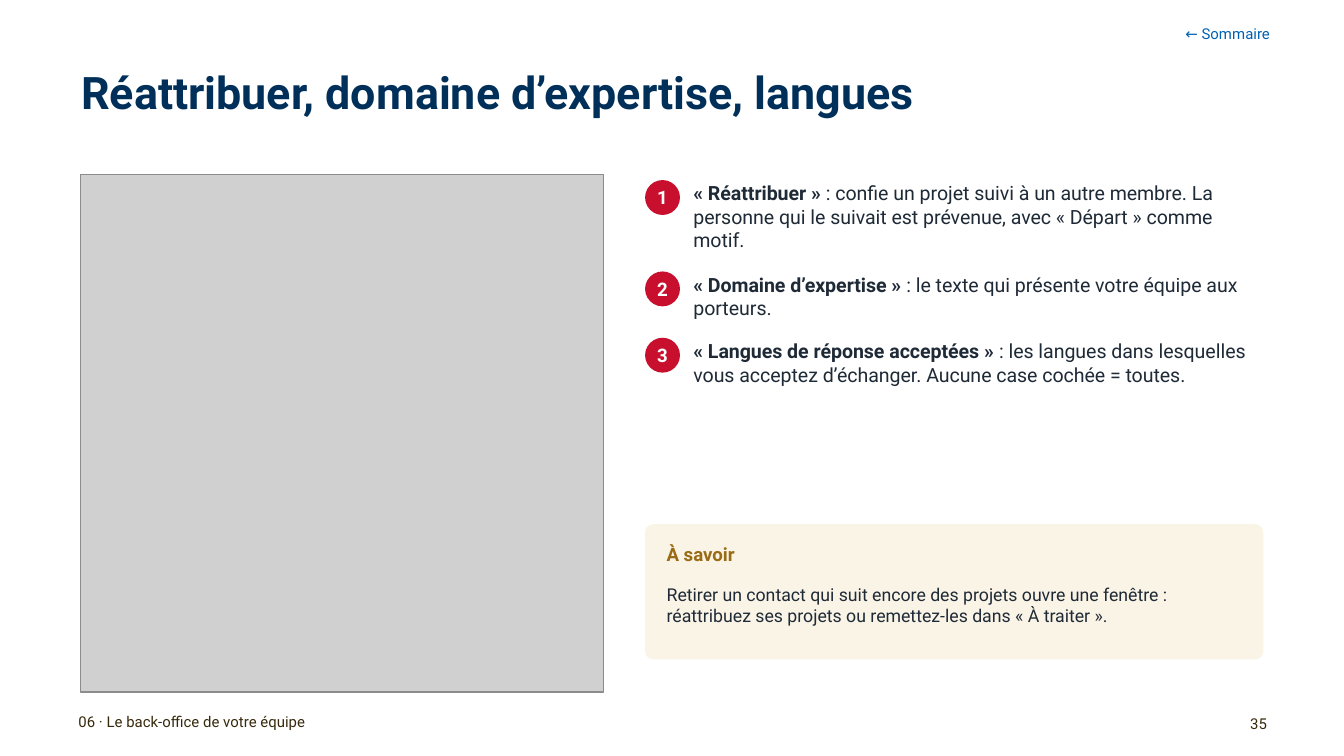
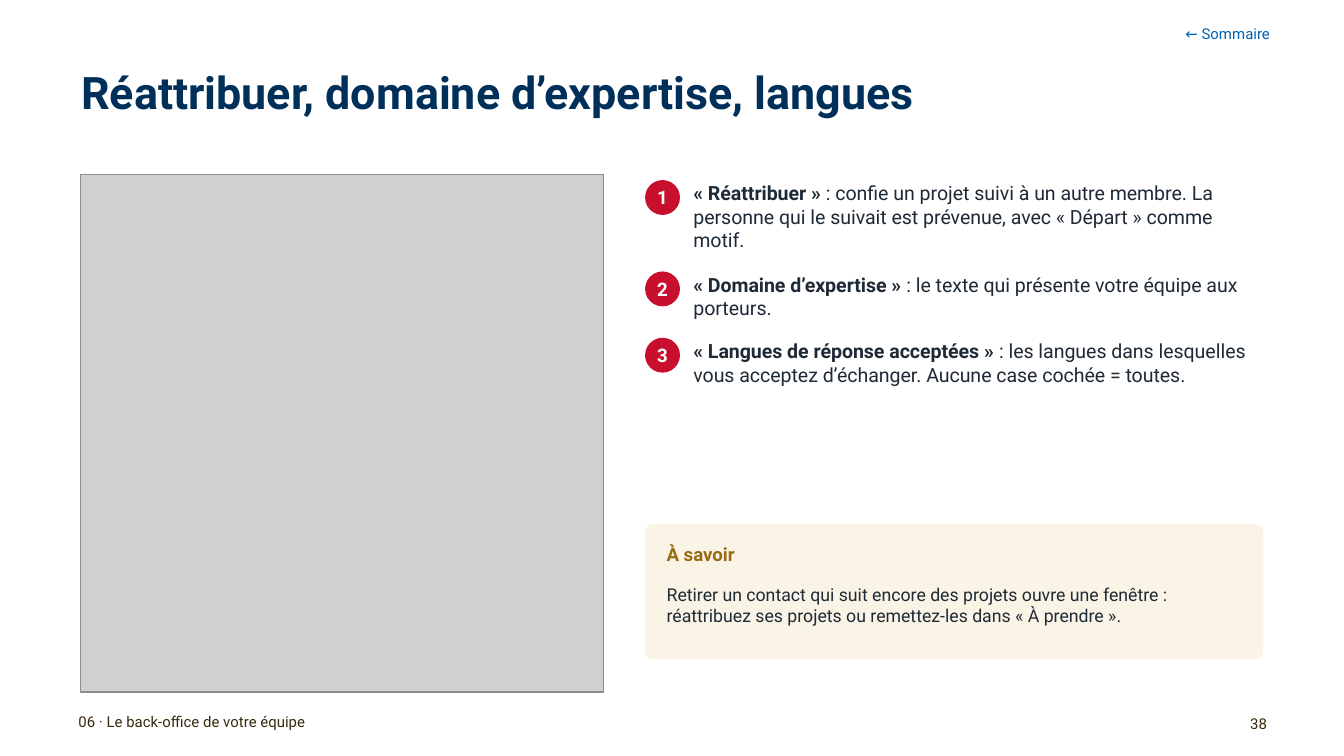
Before and after one commit to antoinelmariel-ux/ProjectNavigator, a slide deck: slide 38 of docs/Project Navigator_ Manuel SME.pptx (slide 35 before the commit). Drawn at 1344x756 pixels with LibreOffice and Linux fonts; fonts in the diff are those of the drawing; grey boxes stand for pictures; background and template pictures are left out. Boxes give left, top, right and bottom in pixels: in the first picture for what was removed or moved away, otherwise in the second. Text is boxed around its words. In the diff, an @@ line names an element or a change of style, - is before the commit and + after.

```diff
--- a/docs/Project Navigator_ Manuel SME.pptx
+++ b/docs/Project Navigator_ Manuel SME.pptx
@@ text at box(667, 587, 1158, 626): text changed @@
-Retirer un contact qui suit encore des projets ouvre une fenêtre : réattribuez ses projets ou remettez-les dans « À traiter ».
+Retirer un contact qui suit encore des projets ouvre une fenêtre : réattribuez ses projets ou remettez-les dans « À prendre ».
@@ page number at box(1250, 718, 1267, 729): text changed @@
-35
+38
```
Also in this commit, not shown: 18 other slides changed, 3 slides added, 1 other file.
